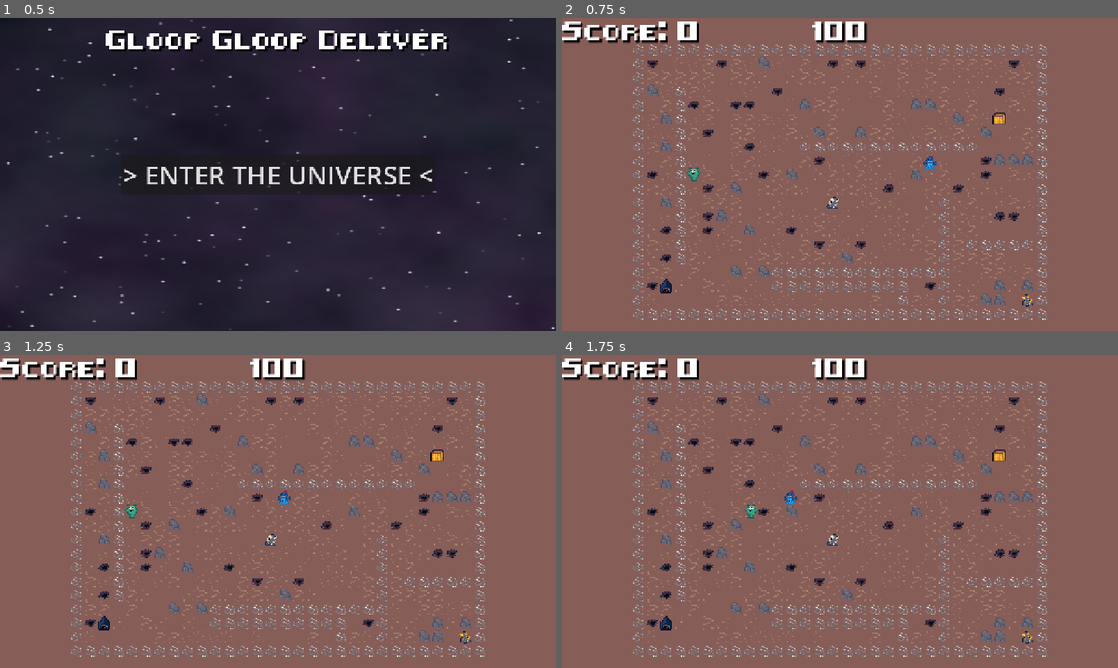
Above: before the commit, frames 1-4 (two rows, left to right).
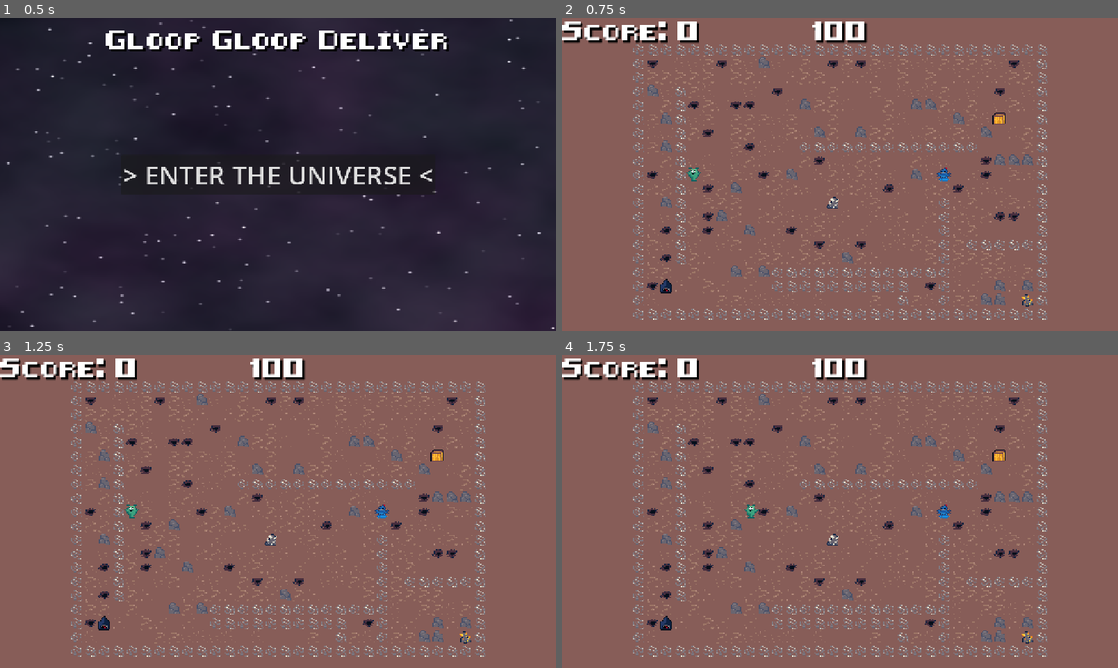
Above: after the commit, the same moments.

Repository: GameAISchool2026members/GloopGloopDelivery
Game: Godot game, scene res://menu/menu.tscn
Two runs of this game, one before a commit and one after it. Both use one fixed random seed, a clock stepped at 60 frames per second and the inputs below.
Inputs (mouse positions are in pixels of both pictures, inside the frame that each line leads up to):
- Up to frame 1 (0.5 s): no input
- Up to frame 2 (0.75 s): click "> ENTER THE UNIVERSE <" at 0.5 s
- Up to frame 3 (1.25 s): no input
- Up to frame 4 (1.75 s): move the mouse to (962, 495) at 1.27 s; hold D (right) from 1.28 s (still down); tap Space (interact) at 1.35 s; click (962, 495) at 1.42 s

Frame 1 is identical in both runs. In frame 2, 0.1% of the frame differs, in the area x 65-70%, y 44-53%; in frame 3, 0.1%; in frame 4, 0.1%.

Commit message:
improve policy prediction

Diff:
--- a/game/objectives_manager.gd
+++ b/game/objectives_manager.gd
@@ -3,7 +3,13 @@
 var objectives : Array[Node2D]
 
 func find_all_objectes() -> void:
-	objectives.assign(get_tree().get_nodes_in_group("interactables"))
+	print("findnig")
+	objectives.assign(get_tree().get_nodes_in_group("interactable"))
+	print(get_number_of_objectives())
+
+func get_target_given_item(item: Node2D) -> Node2D:
+	print("TODO")
+	return null
 
 func get_all_resources() -> Array[Node2D]:
 	return []
--- a/mlp/mlp.gd
+++ b/mlp/mlp.gd
@@ -45,6 +45,13 @@
 
 # Performs a forward pass and returns an array of all layer activations (including input)
 func _forward_pass(inputs: PackedFloat32Array) -> Array[PackedFloat32Array]:
+	if inputs.is_empty():
+		push_error("GodotMLP Error: '_forward_pass' received an empty inputs array!")
+		var fallback_inputs := PackedFloat32Array()
+		fallback_inputs.resize(layers[0].n_in if not layers.is_empty() else 1)
+		fallback_inputs.fill(0.0)
+		return [fallback_inputs]
+
 	var a_cache: Array[PackedFloat32Array] = [inputs]
 	var current_a = inputs
 
@@ -166,6 +173,48 @@
 		Activation.LINEAR: return 1.0
 	return 1.0
 
+### DEBUG
+func print_structure() -> void:
+	_mutex.lock()
+	print("\n================== GodotMLP Structure ==================")
+	if layers.is_empty():
+		print("The network is empty. Call build_structure() first.")
+		print("========================================================")
+		_mutex.unlock()
+		return
+
+	print("Learning Rate: %f" % learning_rate)
+	print("Loss Function: %s" % ("MSE" if loss_function == LossFunction.MSE else "CROSS_ENTROPY"))
+	print("--------------------------------------------------------")
+
+	var activation_names := ["RELU", "SIGMOID", "TANH", "LINEAR", "SOFTMAX"]
+	var structural_error := false
+
+	# Display input features based on the first layer's configurations
+	print("Input Layer      | Nodes: %d" % layers[0].n_in)
+
+	for i in range(layers.size()):
+		var layer := layers[i]
+		var act_str: String = activation_names[layer.activation] if layer.activation < activation_names.size() else "UNKNOWN"
+
+		# Distinguish between internal hidden nodes and the ultimate target projection
+		var layer_type := "Output Layer     " if i == layers.size() - 1 else "Hidden Layer %-3d " % (i + 1)
+		print("%s| Nodes: %-4d | Activation: %s" % [layer_type, layer.n_out, act_str])
+
+		# Validation Check: Ensure output size matches the input size of the following layer
+		if i < layers.size() - 1:
+			var next_layer := layers[i + 1]
+			if layer.n_out != next_layer.n_in:
+				print(" [!] SHAPE MISMATCH ERROR: Layer %d outputs %d, but Layer %d expects %d!" % [i + 1, layer.n_out, i + 2, next_layer.n_in])
+				structural_error = true
+
+	print("--------------------------------------------------------")
+	if structural_error:
+		print("Verification: FAILED (Layer matrix sizes are incompatible)")
+	else:
+		print("Verification: PASSED (All connections are valid)")
+	print("========================================================\n")
+	_mutex.unlock()
 
 ### API
 func build_structure(sizes: Array[int], activations: Array[Activation]) -> void:
--- a/players/human/human_player.gd
+++ b/players/human/human_player.gd
@@ -59,7 +59,7 @@
 		result.append(0)
 		result.append(0)
 		result.append(1.0)
-	return []
+	return result
 
 # list of inputs for the policy, for each objective:
 # distance to player
@@ -72,4 +72,4 @@
 		result.append(o.global_position.distance_to(global_position))
 		result.append(dir.dot(velocity))
 		result.append(1.0)
-	return []
+	return result
--- a/players/robot/policy_predictor.gd
+++ b/players/robot/policy_predictor.gd
@@ -13,8 +13,10 @@
 func init(num_objectves : int, player: HumanPlayer) -> void:
 	objectives_count = num_objectves
 	mlp = GodotMLP.new()
+	print("init mlp: ", num_objectves)
 	mlp.build_structure([6, 16, num_objectves], [mlp.Activation.TANH, mlp.Activation.SOFTMAX])
 	_reset_history_buffer(player)
+	mlp.print_structure()
 	initialized = true
 
 func _reset_history_buffer(player: HumanPlayer) -> void:
--- a/players/robot/robot_player.gd
+++ b/players/robot/robot_player.gd
@@ -25,6 +25,7 @@
 	policy_predictor.init(objectives_manager.get_number_of_objectives(), human_player)
 
 	print("TODO: CONNEC TPLAYER TOUCHING TO _on_player_interacted")
+	human_player.pickup_objective.connect(_on_player_interacted)
 	_move_to_global_pos(human_player.global_position)
 
 	find_target()
@@ -71,7 +72,7 @@
 
 		var potential_objective = policy_predictor.active_objectives[idx]
 
-		if _is_objective_valid_target(potential_objective):
+		if  (potential_objective):
 			target_position = potential_objective.global_position
 			target_found = true
 
@@ -96,5 +97,7 @@
 	return true
 
 func _on_player_interacted(node : Node2D) -> void:
+	print("hi!!")
+	return
 	var id = objectives_manager.object_to_id()
 	policy_predictor.train(id, human_player)
